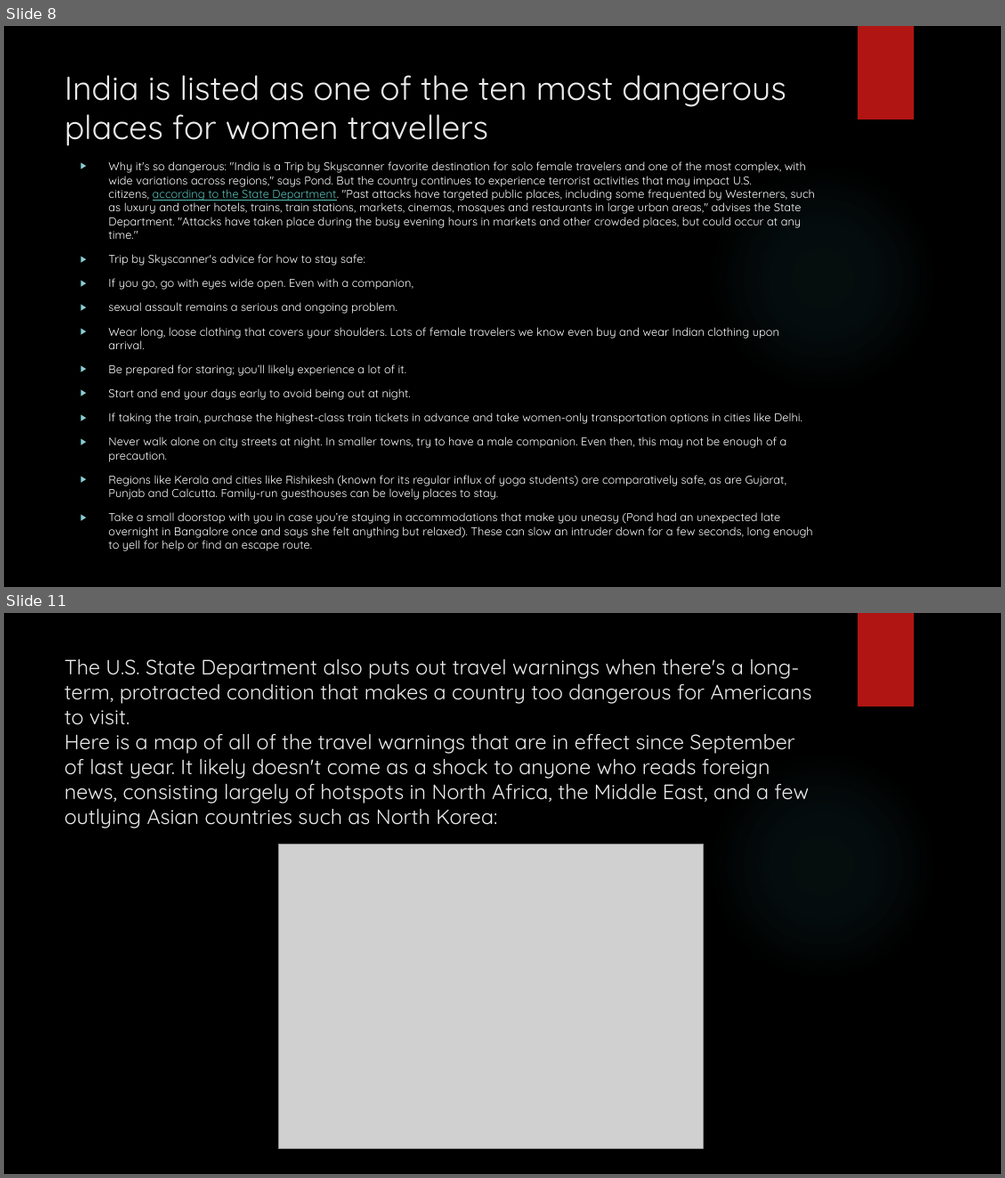
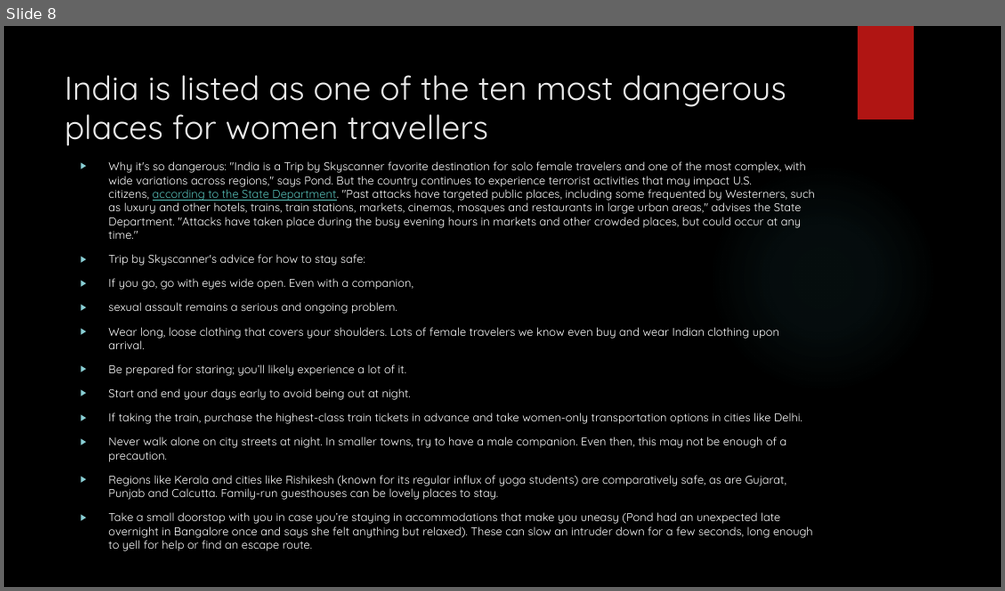
Before and after one commit to himanivatyani/threatalertazure, a slide deck: crime.pptx. Shown one above the other, each under a label of ours: slides 8 and 11 before the commit, slide 8 after it; the slides between them are not shown. The pictures are 1005x1178 and 1005x591 pixels, drawn with LibreOffice and Linux fonts; fonts in the diff are those of the drawing; grey boxes stand for pictures; background and template pictures are left out. Boxes give left, top, right and bottom in pixels: in the first picture for what was removed or moved away, otherwise in the second. Text is boxed around its words. In the diff, an @@ line names an element or a change of style, - is before the commit and + after.

```diff
--- a/crime.pptx
+++ b/crime.pptx
@@ slide 11 removed at [4,613,1001,1174], background picture (left out); not listed: 2 template elements that a slide beside it also shows @@
@@ title removed at [65,658,812,828] @@
-The U.S. State Department also puts out travel warnings when there's a long-term, protracted condition that makes a country too dangerous for Americans to visit.
-Here is a map of all of the travel warnings that are in effect since September of last year. It likely doesn't come as a shock to anyone who reads foreign news, consisting largely of hotspots in North Africa, the Middle East, and a few outlying Asian countries such as North Korea:
@@ picture removed at [278,844,704,1148] @@
```
Also in this commit, not shown: 1 slide changed, 2 slides added, 1 other slide removed.
